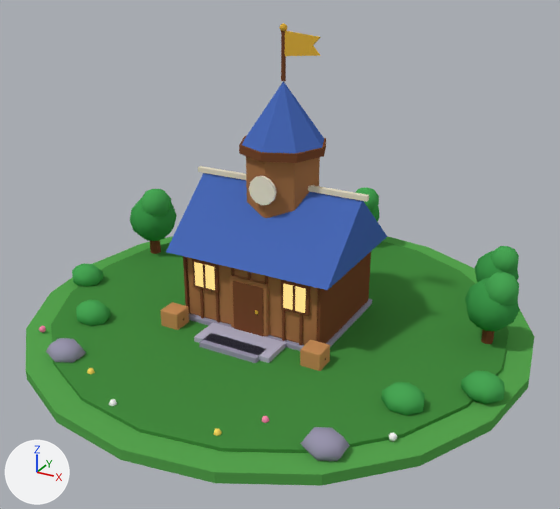
What one commit did to the Blender file blender/models/bld_hdv_2.blend.
Camera for both pictures: a 50 mm camera at (8.39, -15.21, 9.24) aimed at (0.33, -0.56, 1.91). Lighting does not change. The marker at lower left points along +X, +Y and +Z. The picture after the commit comes second.

Names of what the first picture shows: 'box.010', 'box.015', 'box.027', 'cyl', 'cyl.002', 'cyl.005', 'cyl.006', 'ground', 'ground2', 'roof', 'sph.003', 'sph.012', 'sph.016', 'walls' and 38 more.
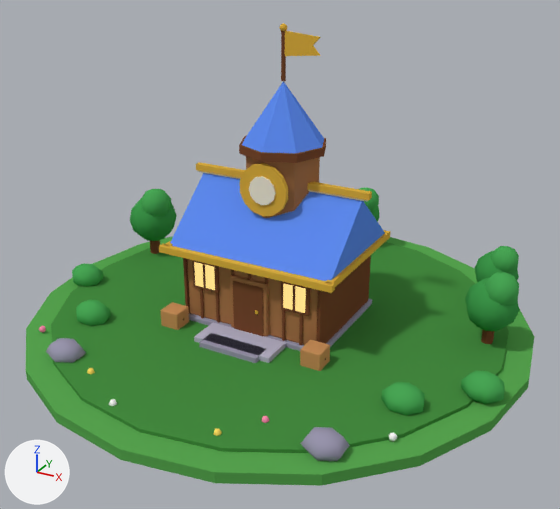
Diff of the bpy script that builds the scene:
```diff
--- a/blender/models/bld_hdv_2.blend.py
+++ b/blender/models/bld_hdv_2.blend.py
@@ mat_m_5f8cf0 @@
+mat_m_5f8cf0 = principled_material('m_5f8cf0')
+mat_m_5f8cf0.base_color = (0.114, 0.262, 0.871)  # blue #5f8cf0
+mat_m_5f8cf0.roughness = 1.0
+mat_m_5f8cf0.specular_ior_level = 0.0
@@ me_roof @@
 me_roof.from_pydata(...)  # 6 vertices, 5 faces; spans x -2.12..2.12, y -1.72..1.72, z 0.0..1.5
-me_roof.materials.append(mat_m_4a6ab8)  # blue #4a6ab8
+me_roof.materials.append(mat_m_5f8cf0)  # blue #5f8cf0
@@ me_cyl_002 @@
 me_cyl_002.from_pydata(...)  # 9 vertices, 9 faces; spans x -1.0..1.0, y -1.0..1.0, z 0.0..1.4
-me_cyl_002.materials.append(mat_m_4a6ab8)  # blue #4a6ab8
+me_cyl_002.materials.append(mat_m_5f8cf0)  # blue #5f8cf0
@@ me_box_029 @@
 # used by ob_box_029; location = (0.0, -3.6, 0.0)
-me_box_029.from_pydata(...)  # 8 vertices, 6 faces; spans x -0.8..0.8, y -1.6..1.6, z 0.0..0.06
+me_box_029.from_pydata(...)  # 8 vertices, 6 faces; spans x -2.25..2.25, y -0.08..0.08, z 0.0..0.16
+# me_box_029 part 1: the whole mesh is scaled about the mesh origin by (2.81, 0.05, 2.67)
 me_box_029.materials.append(mat_m_c9a86a)
@@ me_cyl_005 @@
 # used by ob_cyl_005; location = (-5.0, 1.5, 0.0)
-me_cyl_005.from_pydata(...)  # 12 vertices, 8 faces; spans x -0.133..0.133, y -0.154..0.154, z 0.0..0.77
-me_cyl_005.materials.append(mat_m_7a4a30)  # brown #7a4a30
+me_cyl_005.from_pydata(...)  # 28 vertices, 16 faces; spans x -0.604..0.604, y -0.62..0.62, z 0.0..0.1
+# me_cyl_005 part 2: the whole mesh is rebuilt
+me_cyl_005.materials.append(mat_m_e0b040)  # yellow #e0b040
@@ me_box_032 @@
+me_box_032.from_pydata(...)  # a box spanning x -0.08..0.08, y -1.7..1.7, z 0.0..0.16
+me_box_032.materials.append(mat_m_e0b040)  # yellow #e0b040
@@ me_box_030 @@
+me_box_030.from_pydata(...)  # a box spanning x -2.3..2.3, y -0.08..0.08, z 0.0..0.16
+me_box_030.materials.append(mat_m_e0b040)  # yellow #e0b040
@@ ob_box_029 @@
 ob_box_029 = bpy.data.objects.new('box.029', me_box_029)
-ob_box_029.location = (0.0, -3.6, 0.0)
+ob_box_029.location = (0.0, -1.72, 1.9)
 _m = ob_box_029.modifiers.new('bevel', 'BEVEL')
@@ ob_cyl_005 @@
 ob_cyl_005 = bpy.data.objects.new('cyl.005', me_cyl_005)
-ob_cyl_005.location = (-5.0, 1.5, 0.0)
+ob_cyl_005.location = (0.0, -0.68, 3.5)
+ob_cyl_005.rotation_euler = (1.571, 0.0, 0.0)  # degrees (90, 0, 0)
@@ ob_cyl_006 @@
 ob_cyl_006 = bpy.data.objects.new('cyl.006', me_cyl_006)
-ob_cyl_006.location = (5.0, 1.0, 0.0)
+ob_cyl_006.location = (-5.0, 1.5, 0.0)
@@ ob_box_032 @@
+ob_box_032 = bpy.data.objects.new('box.032', me_box_032)
+ob_box_032.location = (2.12, 0.0, 1.9)
@@ ob_box_030 @@
+ob_box_030 = bpy.data.objects.new('box.030', me_box_030)
+ob_box_030.location = (0.0, 0.0, 3.44)
```

Location of each change, (x1, y1, x2, y2) in pixels of the pictures (560 x 509 px):
'roof', recoloured (lighter): (170, 173, 385, 281) in both
'cyl.002', recoloured (lighter): (242, 81, 324, 153) in both
'box.029', mesh rescaled, moved (not visible before): after (159, 244, 335, 293)
'cyl.005', reshaped, moved, turned (mostly hidden before): before (150, 240, 161, 254); after (240, 163, 288, 216)
'box.030', added: after (196, 162, 372, 201)
'box.032', added (yellow): after (326, 230, 391, 287)
'cyl.006', moved (mostly hidden): before (481, 330, 494, 344); after (150, 240, 160, 254)
